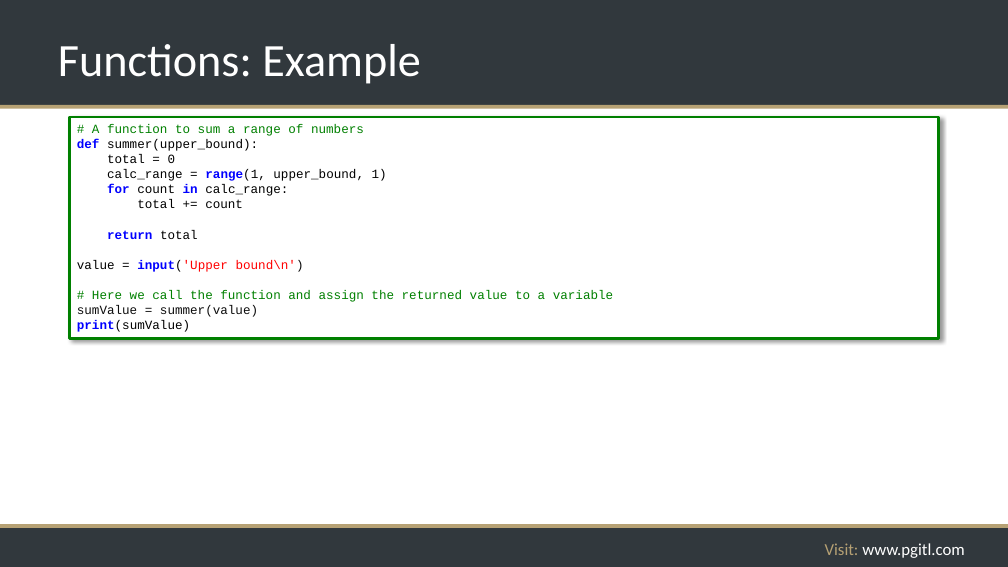
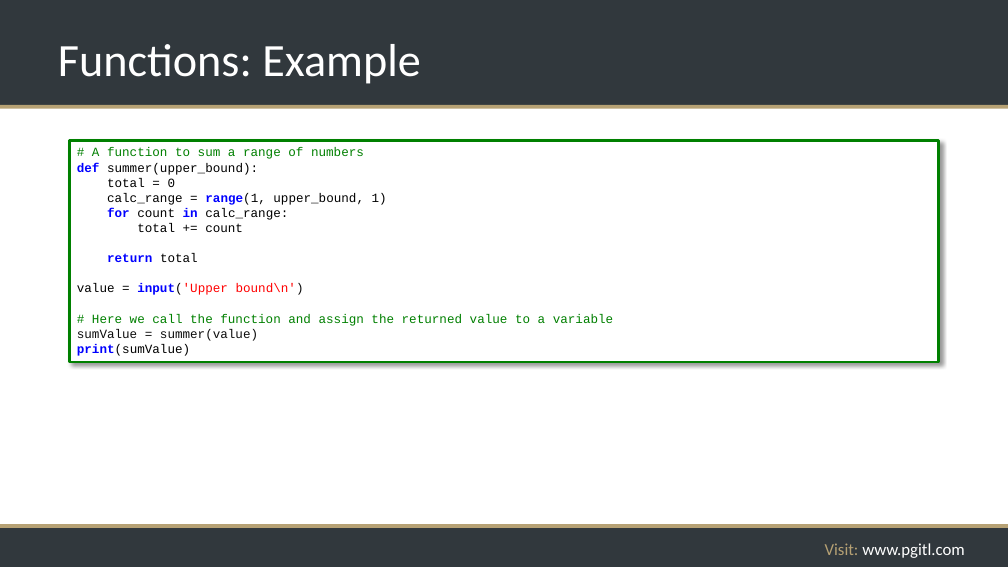
Before and after one commit to rikkouri/project-a, a slide deck: slide 116 of Programming Foundations.pptx. Drawn at 1008x567 pixels with LibreOffice and Linux fonts; fonts in the diff are those of the drawing; background and template pictures are left out. Boxes give left, top, right and bottom in pixels: in the first picture for what was removed or moved away, otherwise in the second. Text is boxed around its words. In the diff, an @@ line names an element or a change of style, - is before the commit and + after.

Commit message:
Functions exercise

```diff
--- a/Programming Foundations.pptx
+++ b/Programming Foundations.pptx
@@ rectangle "# A function to sum ...": place and size @@
-rectangle "# A function to sum ..." at [70, 117, 939, 339]
+rectangle "# A function to sum ..." at [70, 141, 939, 362]
```
Also in this commit, not shown: 2 other slides changed, 2 slides added, 1 other file.
